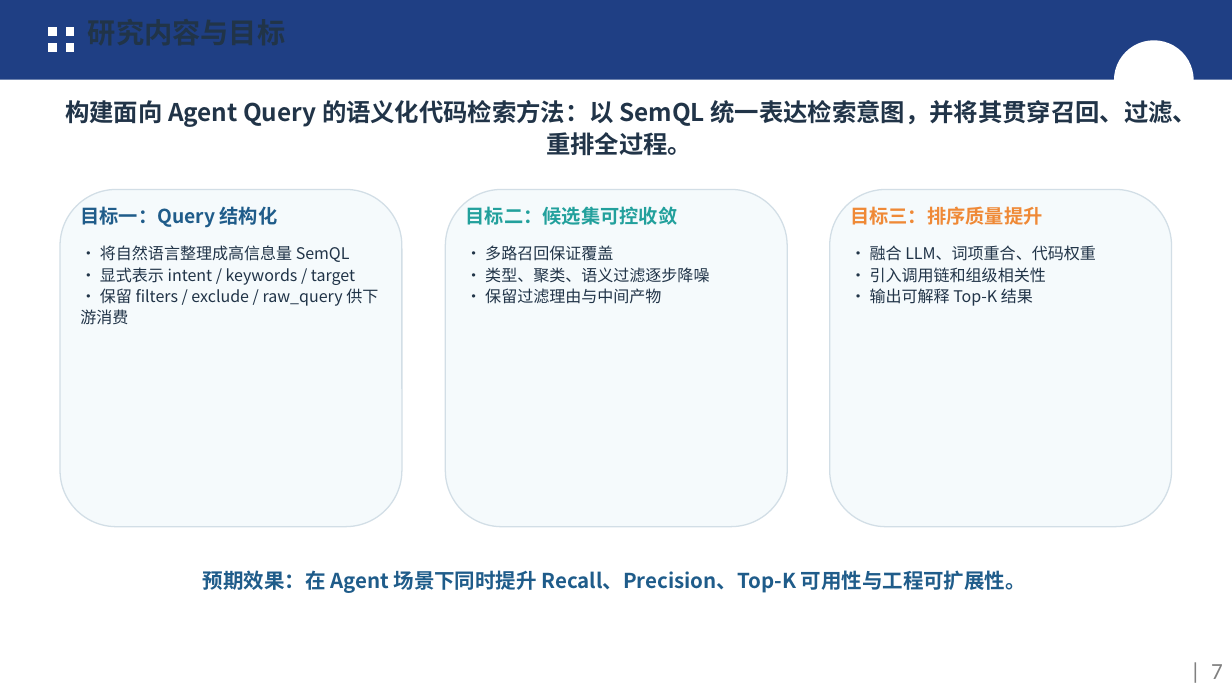
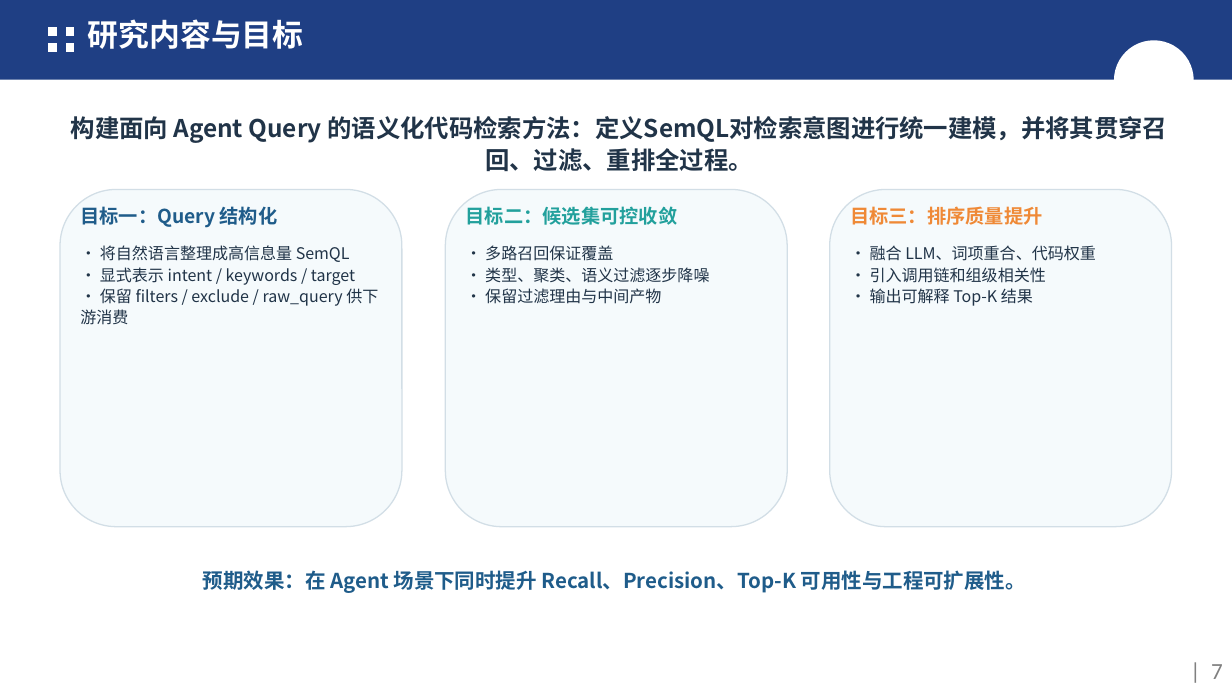
Before and after one commit to FDSE-IntelliDev/CodeSense, a slide deck: slide 7 of 中期答辩ppt_CodeSearch中期答辩.pptx. Drawn at 1232x693 pixels with LibreOffice and Linux fonts; fonts in the diff are those of the drawing; background and template pictures are left out. Boxes give left, top, right and bottom in pixels: in the first picture for what was removed or moved away, otherwise in the second. Text is boxed around its words. In the diff, an @@ line names an element or a change of style, - is before the commit and + after.

```diff
--- a/中期答辩ppt_CodeSearch中期答辩.pptx
+++ b/中期答辩ppt_CodeSearch中期答辩.pptx
@@ title "研究内容与目标" at (x1=88, y1=19, x2=304, y2=49): size 22 to 24 pt, text colour #213448 to #FFFFFF @@
@@ text at (x1=71, y1=116, x2=1168, y2=172): text changed @@
-构建面向 Agent Query 的语义化代码检索方法：以 SemQL 统一表达检索意图，并将其贯穿召回、过滤、重排全过程。
+构建面向 Agent Query 的语义化代码检索方法：定义SemQL对检索意图进行统一建模，并将其贯穿召回、过滤、重排全过程。
```
Also in this commit, not shown: 7 other slides changed.
